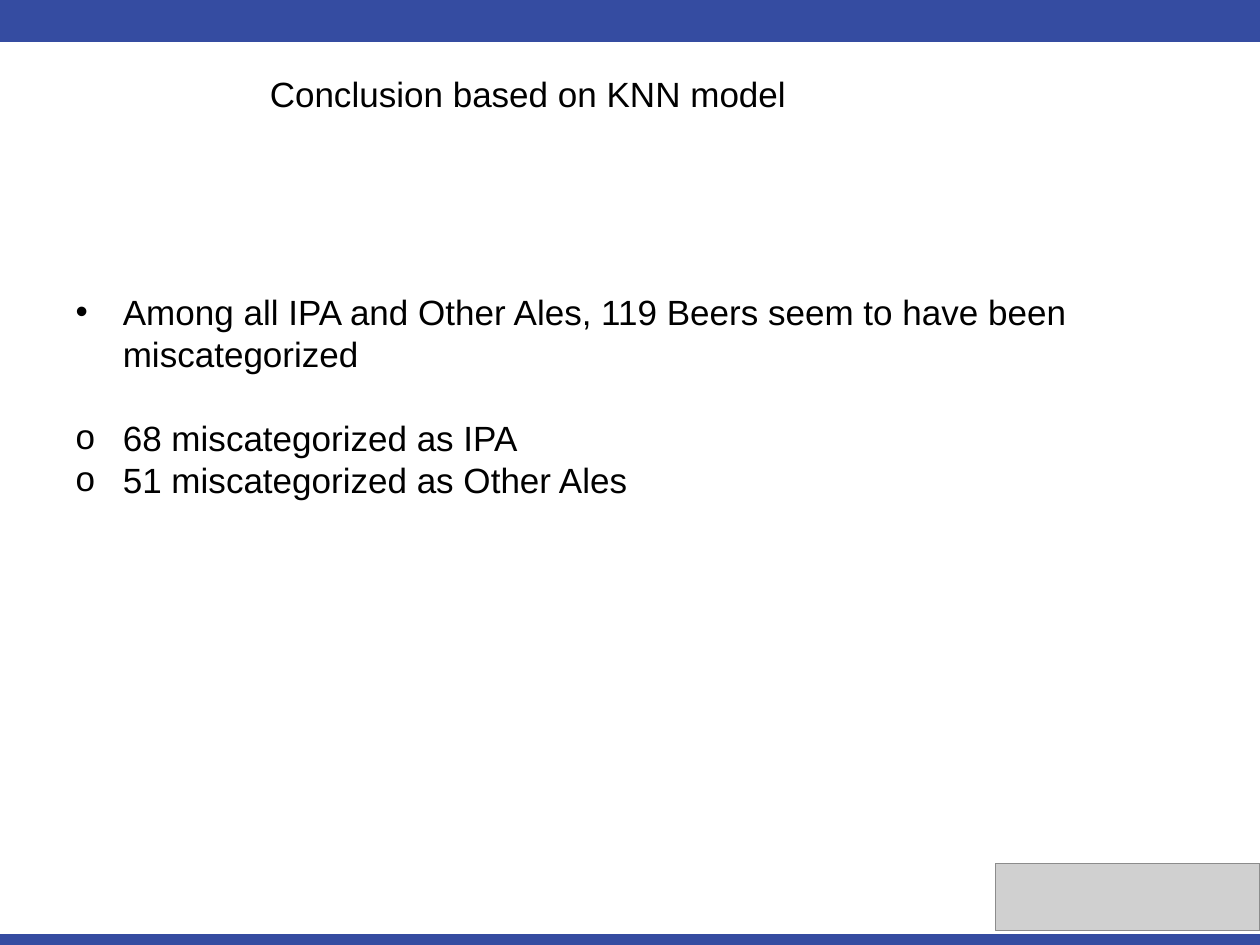
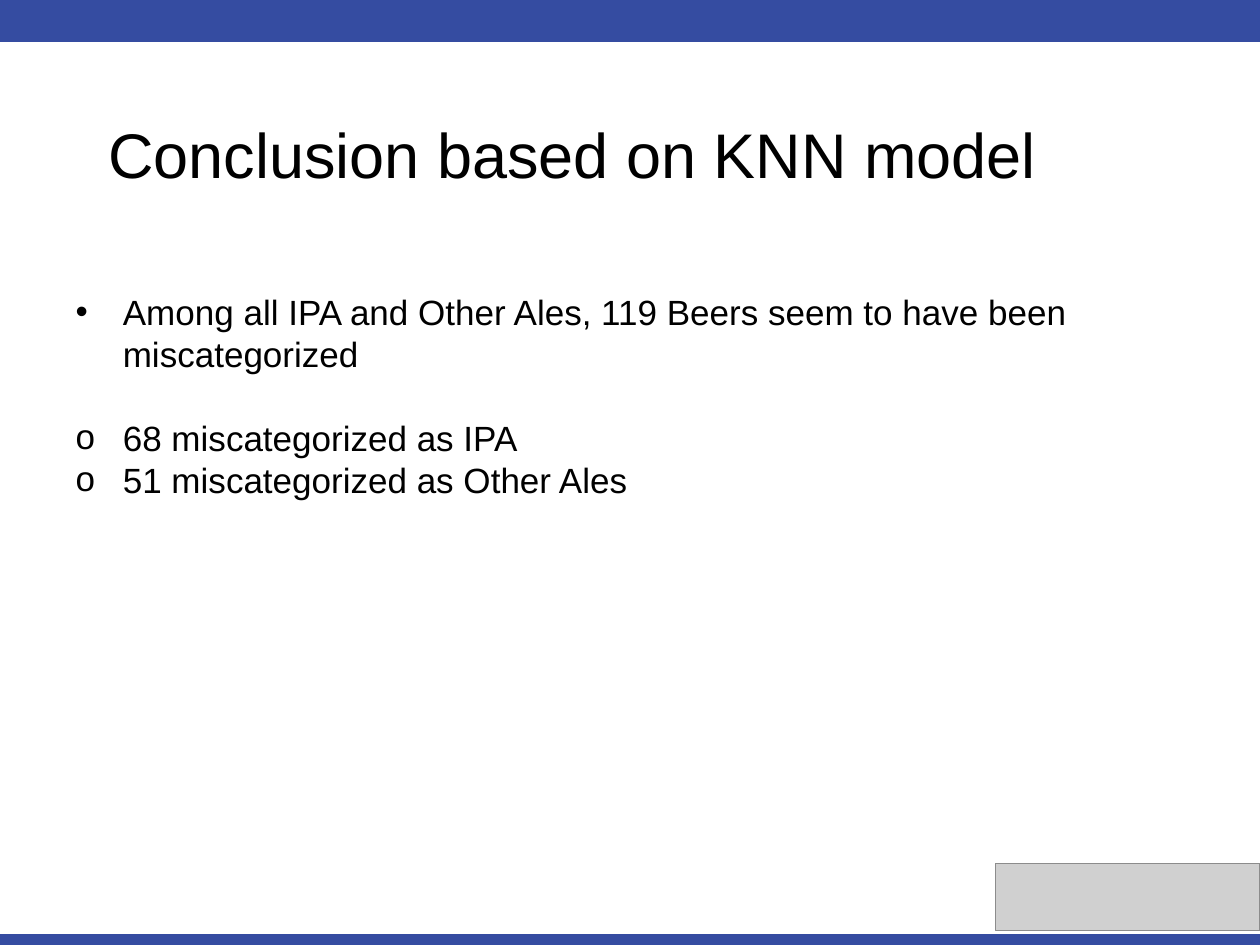
Before and after one commit to simerkreddy/SMU_DDS_Case_Study_1, a slide deck: slide 26 of Simerpreet_Reddy_Unit_8_Assignment.pptx. Drawn at 1260x945 pixels with LibreOffice and Linux fonts; fonts in the diff are those of the drawing; grey boxes stand for pictures; background and template pictures are left out. Boxes give left, top, right and bottom in pixels: in the first picture for what was removed or moved away, otherwise in the second. Text is boxed around its words. In the diff, an @@ line names an element or a change of style, - is before the commit and + after.

```diff
--- a/Simerpreet_Reddy_Unit_8_Assignment.pptx
+++ b/Simerpreet_Reddy_Unit_8_Assignment.pptx
@@ text "Conclusion based on KNN model": place and size @@
-text "Conclusion based on KNN model" at (270,81,785,108)
+text "Conclusion based on KNN model" at (108,132,1036,179)
@@ text "Conclusion based on KNN model" at (108,132,1036,179): size 20 to 36 pt @@
```
Also in this commit, not shown: 4 other slides changed.
